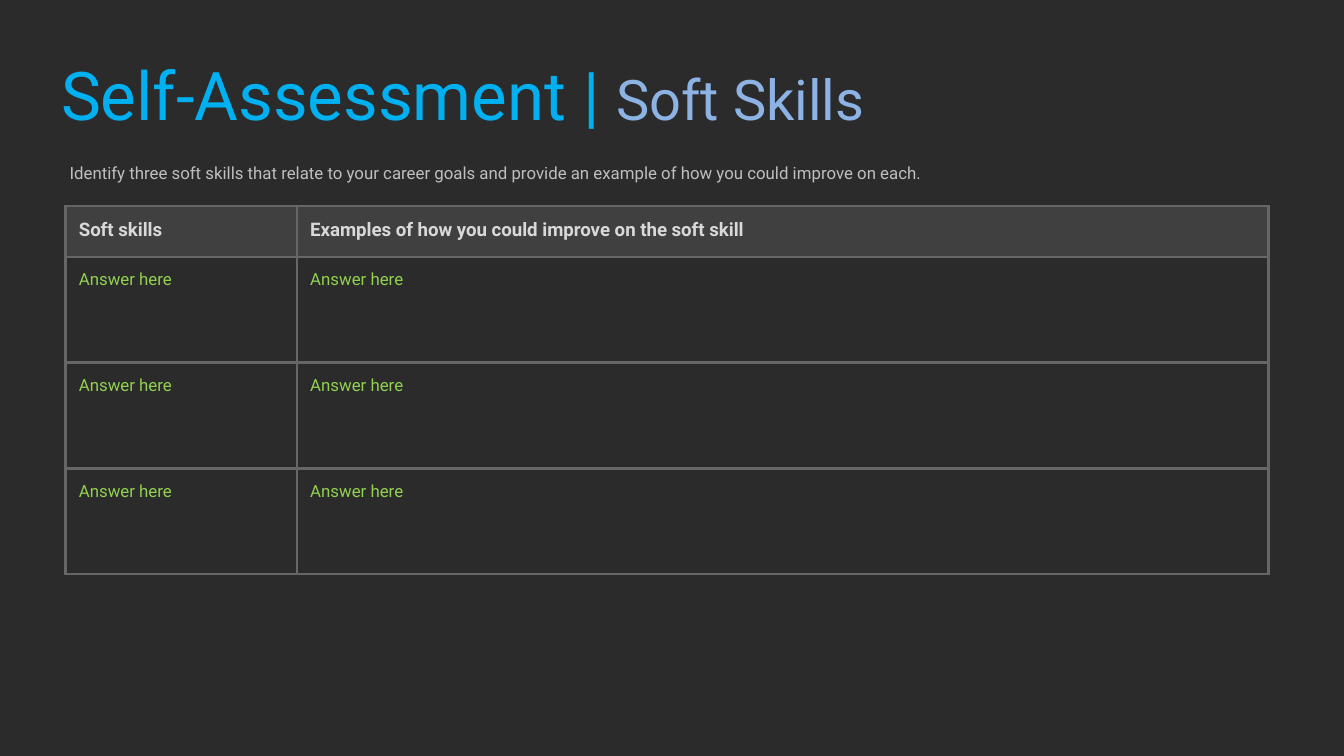
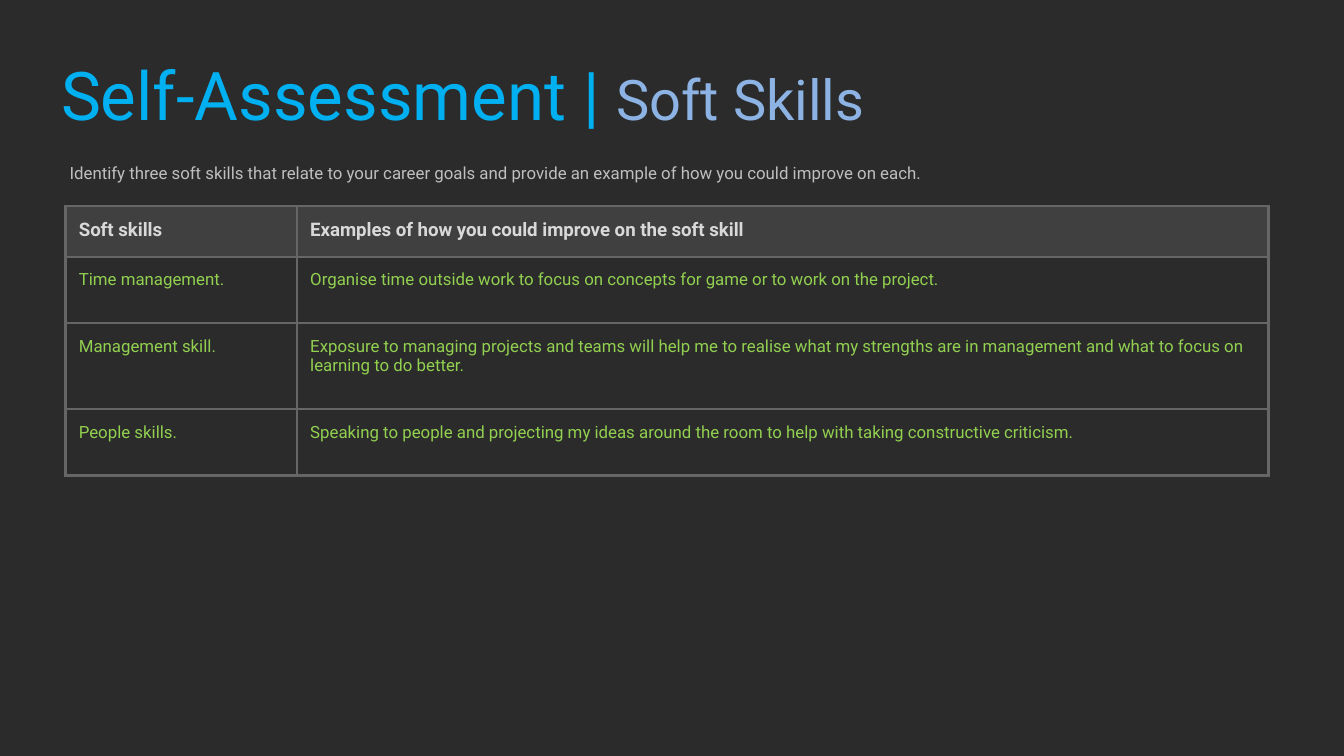
Before and after one commit to ImxSCARED/Current_Work, a slide deck: slide 7 of ProfessionalPracticeDevelopment_BrianMcNamee/ProfessionalPracticeDevelopment_BrianMcNamee.pptx. Drawn at 1344x756 pixels with LibreOffice and Linux fonts; fonts in the diff are those of the drawing; background and template pictures are left out; a plain dark background stands for a picture behind light text. Boxes give left, top, right and bottom in pixels: in the first picture for what was removed or moved away, otherwise in the second. Text is boxed around its words. In the diff, an @@ line names an element or a change of style, - is before the commit and + after.

```diff
--- a/ProfessionalPracticeDevelopment_BrianMcNamee/ProfessionalPracticeDevelopment_BrianMcNamee.pptx
+++ b/ProfessionalPracticeDevelopment_BrianMcNamee/ProfessionalPracticeDevelopment_BrianMcNamee.pptx
@@ table at (66,206,1269,478) @@
-row 2, column 1: Answer here
+row 2, column 1: Time management.
-row 2, column 2: Answer here
+row 2, column 2: Organise time outside work to focus on concepts for game or to work on the project.
-row 3, column 1: Answer here
+row 3, column 1: Management skill.
-row 3, column 2: Answer here
+row 3, column 2: Exposure to managing projects and teams will help me to realise what my strengths are in management and what to focus on learning to do better.
-row 4, column 1: Answer here
+row 4, column 1: People skills.
-row 4, column 2: Answer here
+row 4, column 2: Speaking to people and projecting my ideas around the room to help with taking constructive criticism.
```
Also in this commit, not shown: 1 other slide changed.
